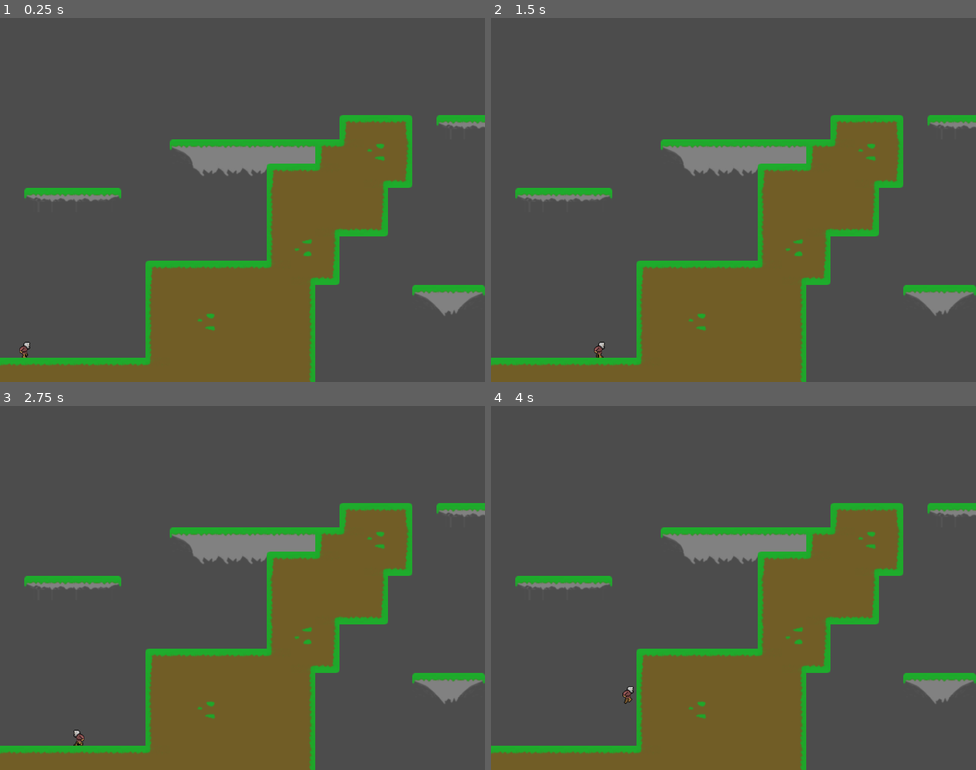
Above: before the commit, frames 1-4 (two rows, left to right).
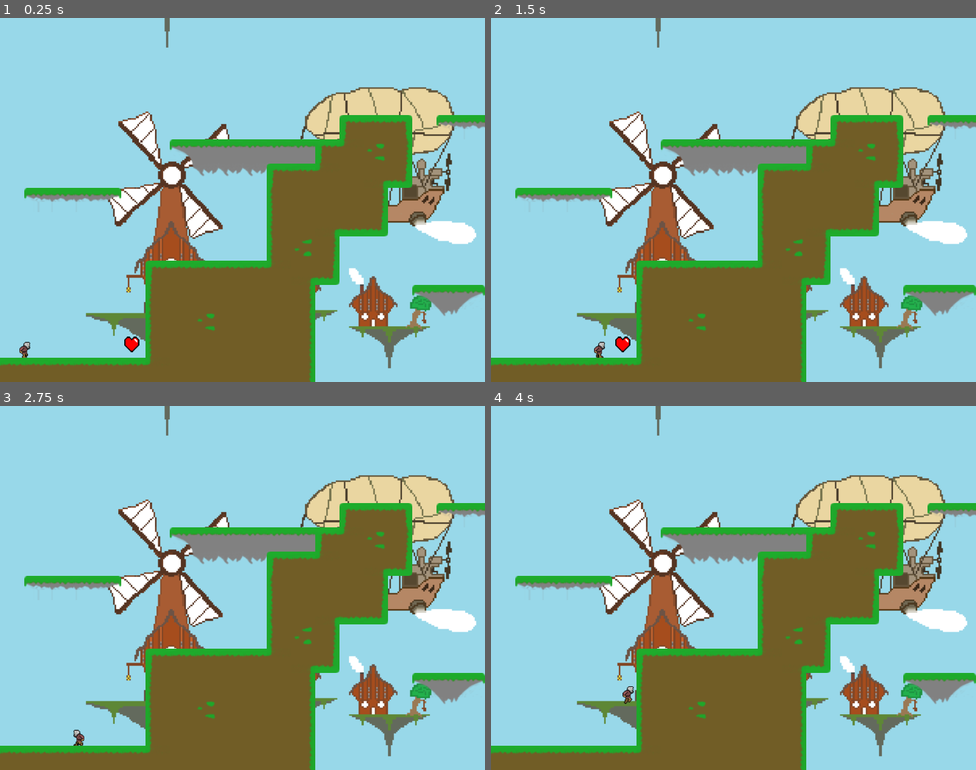
Above: after the commit, the same moments.

Repository: Kumodatsu/dream-within-a-dream
Game: Godot game, scene res://levels/Level_1.tscn
The game is run twice, just before and just after one commit, with the same random seed, the same clock (stepped at 60 frames per second) and the same inputs.
Inputs:
- Up to frame 1 (0.25 s): no input
- Up to frame 2 (1.5 s): tap Enter at 0.5 s; hold D (player_move_right) from 0.53 s (still down); tap W (player_jump) at 0.77 s
- Up to frame 3 (2.75 s): tap W (player_jump) at 1.52 s; release D (player_move_right) at 2.03 s; hold A (player_move_left) from 2.03 s (still down)
- Up to frame 4 (4 s): release A (player_move_left) at 2.78 s; hold D (player_move_right) from 2.78 s (still down); tap W (player_jump) at 3.02, 3.77 s

The runs differ from the first frame. In frame 1, 73% of the frame differs, in the area x 0-100%, y 0-100%; in frame 2, 73%; in frame 3, 73%; in frame 4, 73%.

Commit message:
Add heart pickup

Diff:
--- /dev/null
+++ b/dream-within-a-dream/entities/Heart.tscn
@@ -0,0 +1,18 @@
+[gd_scene load_steps=4 format=2]
+
+[ext_resource path="res://assets/sprites/pickups/heart.png" type="Texture" id=1]
+[ext_resource path="res://scripts/heart.gd" type="Script" id=2]
+
+[sub_resource type="RectangleShape2D" id=1]
+
+[node name="Heart" type="Area2D"]
+collision_layer = 8
+script = ExtResource( 2 )
+
+[node name="CollisionShape2D" type="CollisionShape2D" parent="."]
+shape = SubResource( 1 )
+
+[node name="Sprite" type="Sprite" parent="."]
+texture = ExtResource( 1 )
+
+[connection signal="body_entered" from="." to="." method="_on_body_entered"]
--- a/dream-within-a-dream/entities/Jacob.tscn
+++ b/dream-within-a-dream/entities/Jacob.tscn
@@ -8,6 +8,7 @@
 height = 4.51031
 
 [node name="Jacob" type="KinematicBody2D"]
+collision_mask = 30
 script = ExtResource( 2 )
 
 [node name="AnimatedSprite" type="AnimatedSprite" parent="."]
--- a/dream-within-a-dream/levels/Level_1.tscn
+++ b/dream-within-a-dream/levels/Level_1.tscn
@@ -1,8 +1,9 @@
-[gd_scene load_steps=5 format=2]
+[gd_scene load_steps=6 format=2]
 
 [ext_resource path="res://tilesets/Tileset.tres" type="TileSet" id=1]
 [ext_resource path="res://entities/Jacob.tscn" type="PackedScene" id=2]
 [ext_resource path="res://assets/sprites/backgrounds/bg-world-1.png" type="Texture" id=3]
+[ext_resource path="res://entities/Heart.tscn" type="PackedScene" id=4]
 
 [sub_resource type="RectangleShape2D" id=1]
 
@@ -24,25 +25,30 @@
 [node name="Bottom" type="TileMap" parent="TileMaps"]
 tile_set = ExtResource( 1 )
 cell_size = Vector2( 33, 33 )
+collision_layer = 2
+collision_mask = 49
 format = 1
 tile_data = PoolIntArray( 327687, 7, 0, 327688, 7, 1, 327689, 7, 1, 327690, 7, 1, 327691, 7, 1, 327692, 7, 1, 327693, 7 …(451 unchanged characters)…
 
 [node name="Middle" type="TileMap" parent="TileMaps"]
 tile_set = ExtResource( 1 )
 cell_size = Vector2( 33, 33 )
+collision_layer = 2
+collision_mask = 49
 format = 1
 tile_data = PoolIntArray( -65510, 2, 0, -65509, 2, 1, -65508, 2, 1, -65507, 2, 1, -65506, 2, 2, 65535, 6, 65537, 26, 2, …(6448 unchanged characters)…
 
 [node name="Top" type="TileMap" parent="TileMaps"]
 tile_set = ExtResource( 1 )
 cell_size = Vector2( 33, 33 )
+collision_layer = 2
+collision_mask = 49
 format = 1
 tile_data = PoolIntArray( -65456, 6, 65537, 80, 6, 65537, 65616, 6, 65537, 131101, 0, 0, 131152, 6, 65537, 196688, 6, 6 …(506 unchanged characters)…
 
 [node name="ParallaxBackground" type="ParallaxBackground" parent="."]
 
 [node name="FloatingIsles" type="ParallaxLayer" parent="ParallaxBackground"]
-visible = false
 motion_scale = Vector2( 0.7, 0.7 )
 motion_mirroring = Vector2( 2640, 495 )
 
@@ -52,6 +58,8 @@
 
 [node name="DeathZone" type="Area2D" parent="."]
 position = Vector2( 1320, 520 )
+collision_layer = 4
+collision_mask = 17
 __meta__ = {
 "_edit_group_": true
 }
@@ -60,4 +68,7 @@
 scale = Vector2( 140, 1 )
 shape = SubResource( 1 )
 
+[node name="Heart" parent="." instance=ExtResource( 4 )]
+position = Vector2( 179.304, 443.832 )
+
 [connection signal="body_entered" from="DeathZone" to="Jacob" method="_on_death_zone_entered"]
--- a/dream-within-a-dream/project.godot
+++ b/dream-within-a-dream/project.godot
@@ -50,6 +50,15 @@
  ]
 }
 
+[layer_names]
+
+2d_physics/layer_1="player"
+2d_physics/layer_2="tiles"
+2d_physics/layer_3="death_zone"
+2d_physics/layer_4="items"
+2d_physics/layer_5="enemies"
+2d_physics/layer_6="bullets"
+
 [physics]
 
 common/enable_pause_aware_picking=true
--- /dev/null
+++ b/dream-within-a-dream/scripts/heart.gd
@@ -0,0 +1,5 @@
+extends Area2D
+
+func _on_body_entered(body: Node):
+    body.change_health(+1)
+    queue_free()
--- a/dream-within-a-dream/scripts/jacob.gd
+++ b/dream-within-a-dream/scripts/jacob.gd
@@ -10,9 +10,12 @@
 export var jump_force:     float =  390.0
 # Number of airborne jumps that can be performed before touching the ground.
 export var max_air_jumps:    int =    1
+# Number of hits the player can take before dying.
+export var max_health:       int =    3
 
 var velocity:  Vector2 = Vector2.ZERO
 var air_jumps: int     = max_air_jumps
+var health:    int     = max_health
 
 func _ready():
     pass
@@ -42,6 +45,16 @@
         air_jumps -= 1
     velocity.y = -jump_force
 
+func change_health(n: int):
+    health = health + n
+    if health > max_health:
+        health = max_health
+    if health <= 0:
+        die()
+
+func die():
+    var _ret = get_tree().reload_current_scene()
+
 func handle_animations(on_floor: bool):
     var horizontally_still = abs(velocity.x) == 0.0
     var facing_right       = velocity.x >= 0.0
@@ -57,5 +70,5 @@
         $AnimatedSprite.play("Idle")
 
 func _on_death_zone_entered(body: Node):
-    if body.get_name() == "Jacob":
-        var _ret = get_tree().reload_current_scene()
+    if body == self:
+        die()
